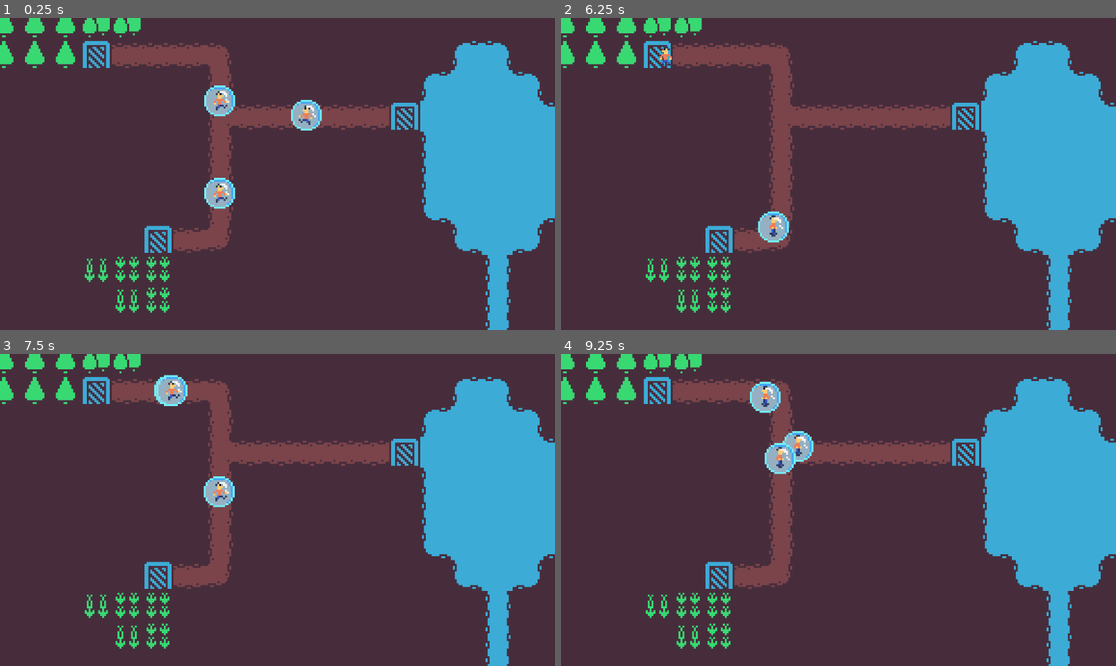
Above: before the commit, frames 1-4 (two rows, left to right).
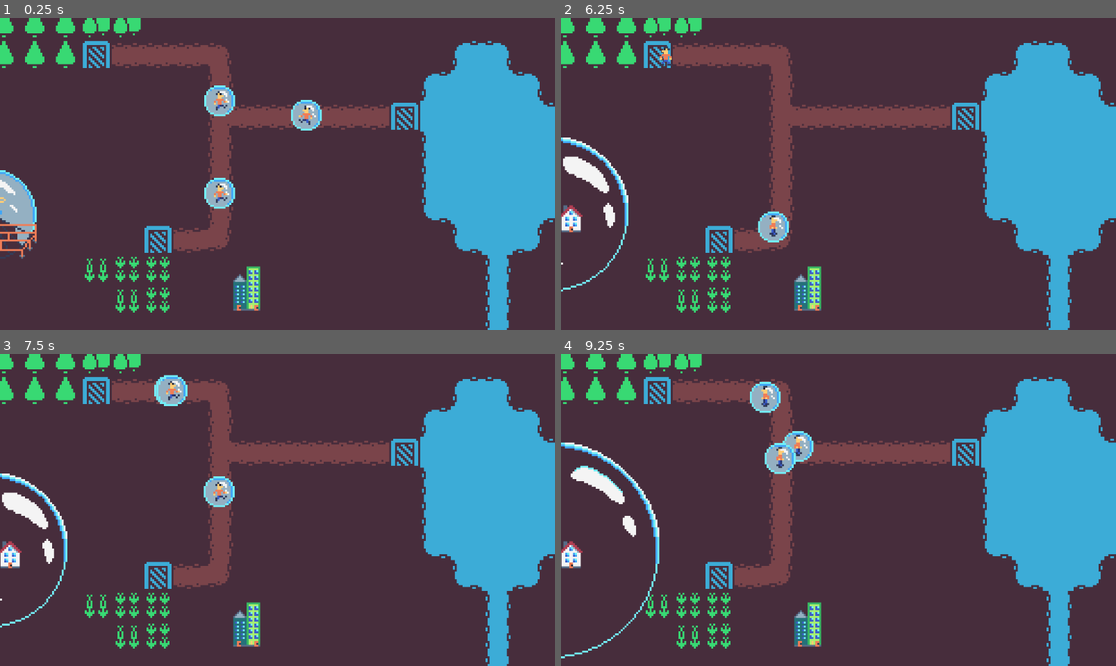
Above: after the commit, the same moments.

Repository: bubble-i-zation/bubble-i-zation
Game: Godot game, scene res://scenes/example_world.tscn
Same seed, same stepped clock (60 frames per second), same inputs: the game is played once before the commit and once after it.
Inputs:
- Up to frame 1 (0.25 s): no input
- Up to frame 2 (6.25 s): tap Enter at 5 s
- Up to frame 3 (7.5 s): no input
- Up to frame 4 (9.25 s): no input

The runs differ from the first frame. In frame 1, 1.9% of the frame differs, in the area x 0-47%, y 48-94%; in frame 2, 2.0%; in frame 3, 2.0%; in frame 4, 2.2%, in the area x 0-47%, y 28-98%.

Commit message:
bubble + houses

Diff:
--- a/bubble-i-zation/scenes/bubbles/bubble.gd
+++ b/bubble-i-zation/scenes/bubbles/bubble.gd
@@ -1,3 +1,73 @@
 extends Node2D
 
-var tier = 1
+var tier = 0
+@export var maxTier = 3
+@export var houseSpawnDelay = 3
+var enoughSpaceToUprade = false
+var upgrading = false
+@export var circle_radius: float = 16.0           # Radius of the spawn circle
+@export var max_attempts: int = 50
+@export var house_scene: PackedScene  # Reference to the house scene
+var spawned_houses: Array[Node2D] = []  # List of spawned house instances
+
+var bubbleCrowded = false;
+
+# Timer reference to spawn houses every 10 seconds
+@onready var spawn_timer: Timer = $Timer
+
+@onready var bubbleSprites = [
+	$bubbleConstrSite,
+	$bubble3x3,
+	$bubble5x5,
+	$bubble7x7
+]
+
+func upgradeTier():
+	if tier < maxTier:
+		bubbleSprites[tier].visible = false
+		tier = tier + 1
+		circle_radius = 16.0 * tier
+		bubbleSprites[tier].visible = true
+
+
+
+func _ready():
+	# Start the timer with a 10-second interval
+	spawn_timer.start(houseSpawnDelay)
+	# Example: Spawn 10 houses
+	#for i in range(3):
+		#spawn_house()
+		#print("spawned house ",i)
+
+func spawn_house():
+	for x in range(max_attempts):
+		# Generate a random position within the circle
+		var angle = randf() * TAU
+		var distance = sqrt(randf()) * circle_radius  # sqrt for uniform distribution
+		var position = Vector2(cos(angle), sin(angle)) * distance
+
+		# Check for overlap with existing houses
+		if is_position_valid(position):
+			# Spawn the house scene
+			var house_instance = house_scene.instantiate() as Node2D
+			house_instance.position = position
+			add_child(house_instance)
+			spawned_houses.append(house_instance)
+
+			# Assign a random texture from the TileSet
+			house_instance.assign_tile_texture(tier)
+			return  # Stop trying after a successful spawn
+
+	print("Could not find a valid position for the house.")
+	bubbleCrowded = true;
+
+func is_position_valid(position: Vector2) -> bool:
+	for house in spawned_houses:
+		if house.position.distance_to(position) < house.house_size:
+			return false
+	return true
+
+func _on_timer_timeout() -> void:
+	upgradeTier()
+	spawn_house()  # Call the spawn function
+	spawn_timer.start(houseSpawnDelay)  # Restart the timer to spawn every 10 seconds
--- a/bubble-i-zation/scenes/bubbles/bubble.tscn
+++ b/bubble-i-zation/scenes/bubbles/bubble.tscn
@@ -1,14 +1,55 @@
-[gd_scene load_steps=5 format=3 uid="uid://c2yrsa2eg1grp"]
+[gd_scene load_steps=13 format=3 uid="uid://c2yrsa2eg1grp"]
 
 [ext_resource type="Script" uid="uid://dva87hu8ndd27" path="res://scenes/bubbles/bubble.gd" id="1_jkl1b"]
 [ext_resource type="Texture2D" uid="uid://bb4erer75skf8" path="res://assets/Bubbles/Bubble3x3.png" id="1_pa6aa"]
+[ext_resource type="Script" uid="uid://c2gcf024sbcaf" path="res://scenes/bubbles/house.gd" id="2_60m1a"]
+[ext_resource type="Texture2D" uid="uid://ckinuuv833dp2" path="res://assets/tiles/Houses.png" id="3_4py6g"]
 [ext_resource type="Texture2D" uid="uid://5bccpb5sevfc" path="res://assets/Bubbles/Bubble5x5.png" id="3_gkbh5"]
+[ext_resource type="Texture2D" uid="uid://3b0okmv40a78" path="res://assets/Bubbles/BubbleConstSite.png" id="4_4py6g"]
 [ext_resource type="Texture2D" uid="uid://wd66sven8161" path="res://assets/Bubbles/Bubble7x7.png" id="4_60m1a"]
+
+[sub_resource type="AtlasTexture" id="AtlasTexture_2vws1"]
+resource_local_to_scene = true
+atlas = ExtResource("3_4py6g")
+region = Rect2(16, 0, 16, 0)
+
+[sub_resource type="AtlasTexture" id="AtlasTexture_1egdj"]
+resource_local_to_scene = true
+atlas = ExtResource("3_4py6g")
+region = Rect2(32, 0, 16, 0)
+
+[sub_resource type="AtlasTexture" id="AtlasTexture_mcd3o"]
+resource_local_to_scene = true
+atlas = ExtResource("3_4py6g")
+region = Rect2(48, 0, 16, 0)
+
+[sub_resource type="AtlasTexture" id="AtlasTexture_5oatg"]
+atlas = ExtResource("3_4py6g")
+region = Rect2(64, 0, 16, 0)
+
+[sub_resource type="PackedScene" id="PackedScene_rx32t"]
+_bundled = {
+"conn_count": 0,
+"conns": PackedInt32Array(),
+"editable_instances": [],
+"names": PackedStringArray("House", "script", "Node2D", "HouseSprite", "visible", "texture_filter", "texture", "Sprite2D", "HouseSprite2", "HouseSprite3", "HouseSprite4", "HouseSprite5", "HouseSprite6", "HouseSprite7", "HouseSprite8", "HouseSprite9"),
+"node_count": 10,
+"node_paths": [],
+"nodes": PackedInt32Array(-1, -1, 2, 0, -1, 1, 1, 0, 0, 0, 0, 7, 3, -1, 3, 4, 1, 5, 2, 6, 3, 0, 0, 0, 7, 8, -1, 3, 4, 1, 5, 2, 6, 4, 0, 0, 0, 7, 9, -1, 3, 4, 1, 5, 2, 6, 5, 0, 0, 0, 7, 10, -1, 3, 4, 1, 5, 2, 6, 6, 0, 0, 0, 7, 11, -1, 0, 0, 0, 0, 7, 12, -1, 0, 0, 0, 0, 7, 13, -1, 0, 0, 0, 0, 7, 14, -1, 0, 0, 0, 0, 7, 15, -1, 0, 0),
+"variants": [ExtResource("2_60m1a"), false, 1, SubResource("AtlasTexture_2vws1"), SubResource("AtlasTexture_1egdj"), SubResource("AtlasTexture_mcd3o"), SubResource("AtlasTexture_5oatg")],
+"version": 3
+}
 
 [node name="Bubble" type="Node2D"]
 script = ExtResource("1_jkl1b")
+house_scene = SubResource("PackedScene_rx32t")
+
+[node name="bubbleConstrSite" type="Sprite2D" parent="."]
+texture_filter = 1
+texture = ExtResource("4_4py6g")
 
 [node name="bubble3x3" type="Sprite2D" parent="."]
+visible = false
 texture_filter = 1
 texture = ExtResource("1_pa6aa")
 
@@ -21,3 +62,7 @@
 visible = false
 texture_filter = 1
 texture = ExtResource("4_60m1a")
+
+[node name="Timer" type="Timer" parent="."]
+
+[connection signal="timeout" from="Timer" to="." method="_on_timer_timeout"]
--- /dev/null
+++ b/bubble-i-zation/scenes/bubbles/house.gd
@@ -0,0 +1,40 @@
+extends Node2D
+
+@export var house_size: float = 16.0             # Distance threshold for house overlap
+
+@onready var house_tiles1 = [
+	$HouseSprite,
+	$HouseSprite2,
+	$HouseSprite3,
+	$HouseSprite4
+]
+@onready var house_tiles2 = [
+	$HouseSprite5,
+	$HouseSprite6,
+	$HouseSprite7,
+]
+@onready var house_tiles3 = [
+	$HouseSprite8,
+	$HouseSprite9,
+]
+
+func assign_tile_texture(tier):
+	deactivateTiles()
+	if tier == 1:
+		# Choose a random tile ID
+		house_tiles1.pick_random().visible = true
+		house_size = 16
+	elif tier == 2:
+		house_tiles2.pick_random().visible = true
+		house_size = 32
+	elif tier == 3:
+		house_tiles3.pick_random().visible = true
+		house_size = 48
+
+func deactivateTiles():
+	for tile in house_tiles1:
+		tile.visible = false
+	for tile in house_tiles2:
+		tile.visible = false
+	for tile in house_tiles3:
+		tile.visible = false
--- /dev/null
+++ b/bubble-i-zation/scenes/bubbles/house.tscn
@@ -0,0 +1,90 @@
+[gd_scene load_steps=13 format=3 uid="uid://f8s4qer8qame"]
+
+[ext_resource type="Script" uid="uid://c2gcf024sbcaf" path="res://scenes/bubbles/house.gd" id="1_m1uws"]
+[ext_resource type="Texture2D" uid="uid://ckinuuv833dp2" path="res://assets/tiles/Houses.png" id="2_2vws1"]
+[ext_resource type="Texture2D" uid="uid://d1irvlyovgf2f" path="res://assets/tiles/Buildings.png" id="3_2vws1"]
+
+[sub_resource type="AtlasTexture" id="AtlasTexture_2vws1"]
+atlas = ExtResource("2_2vws1")
+region = Rect2(16, 0, 16, 0)
+
+[sub_resource type="AtlasTexture" id="AtlasTexture_1egdj"]
+resource_local_to_scene = true
+atlas = ExtResource("2_2vws1")
+region = Rect2(32, 0, 16, 0)
+
+[sub_resource type="AtlasTexture" id="AtlasTexture_mcd3o"]
+atlas = ExtResource("2_2vws1")
+region = Rect2(48, 0, 16, 0)
+
+[sub_resource type="AtlasTexture" id="AtlasTexture_5oatg"]
+atlas = ExtResource("2_2vws1")
+region = Rect2(64, 0, 16, 0)
+
+[sub_resource type="AtlasTexture" id="AtlasTexture_cpiqc"]
+atlas = ExtResource("3_2vws1")
+region = Rect2(32, 55, 16, 24)
+
+[sub_resource type="AtlasTexture" id="AtlasTexture_ybp85"]
+atlas = ExtResource("3_2vws1")
+region = Rect2(0, 64, 25, 16)
+
+[sub_resource type="AtlasTexture" id="AtlasTexture_1hg3y"]
+atlas = ExtResource("3_2vws1")
+region = Rect2(16, 0, 16, 32)
+
+[sub_resource type="AtlasTexture" id="AtlasTexture_fkugq"]
+atlas = ExtResource("3_2vws1")
+region = Rect2(32, 0, 16, 48)
+
+[sub_resource type="AtlasTexture" id="AtlasTexture_mnk1b"]
+atlas = ExtResource("3_2vws1")
+region = Rect2(0, 32, 32, 32)
+
+[node name="House" type="Node2D"]
+script = ExtResource("1_m1uws")
+
+[node name="HouseSprite" type="Sprite2D" parent="."]
+visible = false
+texture_filter = 1
+texture = SubResource("AtlasTexture_2vws1")
+
+[node name="HouseSprite2" type="Sprite2D" parent="."]
+visible = false
+texture_filter = 1
+texture = SubResource("AtlasTexture_1egdj")
+
+[node name="HouseSprite3" type="Sprite2D" parent="."]
+visible = false
+texture_filter = 1
+texture = SubResource("AtlasTexture_mcd3o")
+
+[node name="HouseSprite4" type="Sprite2D" parent="."]
+visible = false
+texture_filter = 1
+texture = SubResource("AtlasTexture_5oatg")
+
+[node name="HouseSprite5" type="Sprite2D" parent="."]
+texture_filter = 1
+texture = SubResource("AtlasTexture_cpiqc")
+region_rect = Rect2(32, 48, 16, 32)
+
+[node name="HouseSprite6" type="Sprite2D" parent="."]
+visible = false
+texture_filter = 1
+texture = SubResource("AtlasTexture_ybp85")
+
+[node name="HouseSprite7" type="Sprite2D" parent="."]
+visible = false
+texture_filter = 1
+texture = SubResource("AtlasTexture_1hg3y")
+
+[node name="HouseSprite8" type="Sprite2D" parent="."]
+visible = false
+texture_filter = 1
+texture = SubResource("AtlasTexture_fkugq")
+
+[node name="HouseSprite9" type="Sprite2D" parent="."]
+visible = false
+texture_filter = 1
+texture = SubResource("AtlasTexture_mnk1b")
--- a/bubble-i-zation/scenes/example_world.tscn
+++ b/bubble-i-zation/scenes/example_world.tscn
@@ -1,7 +1,10 @@
-[gd_scene load_steps=7 format=4 uid="uid://yv0hgjx0g1db"]
+[gd_scene load_steps=11 format=4 uid="uid://yv0hgjx0g1db"]
 
 [ext_resource type="Texture2D" uid="uid://dxq0geblyq3xi" path="res://assets/tiles/colored_packed.png" id="1_lfee2"]
 [ext_resource type="PackedScene" uid="uid://bjxdp7ek2w8kv" path="res://scenes/porter/porter.tscn" id="2_nk136"]
+[ext_resource type="PackedScene" uid="uid://c2yrsa2eg1grp" path="res://scenes/bubbles/bubble.tscn" id="3_sja4k"]
+[ext_resource type="PackedScene" uid="uid://f8s4qer8qame" path="res://scenes/bubbles/house.tscn" id="4_b3j4d"]
+[ext_resource type="Texture2D" uid="uid://ckinuuv833dp2" path="res://assets/tiles/Houses.png" id="5_p2eeb"]
 
 [sub_resource type="NavigationPolygon" id="NavigationPolygon_lfee2"]
 vertices = PackedVector2Array(8, 8, -8, 8, -8, -8, 8, -8)
@@ -1106,6 +1109,11 @@
 navigation_layer_0/layers = 1
 sources/0 = SubResource("TileSetAtlasSource_nk136")
 
+[sub_resource type="AtlasTexture" id="AtlasTexture_otmfv"]
+resource_local_to_scene = true
+atlas = ExtResource("5_p2eeb")
+region = Rect2(32, 0, 16, 0)
+
 [node name="Node2D" type="Node2D"]
 
 [node name="TileMapLayer" type="TileMapLayer" parent="."]
@@ -1137,3 +1145,14 @@
 [node name="Porter3" parent="." node_paths=PackedStringArray("bubbles") instance=ExtResource("2_nk136")]
 position = Vector2(60, -73)
 bubbles = [NodePath("../WaterBubble"), NodePath("../O2Bubble"), NodePath("../FoodBubble")]
+
+[node name="Bubble" parent="." instance=ExtResource("3_sja4k")]
+position = Vector2(-111, -21)
+
+[node name="House" parent="." instance=ExtResource("4_b3j4d")]
+position = Vector2(22, 17)
+
+[node name="HouseSprite2" parent="House" index="1"]
+texture = SubResource("AtlasTexture_otmfv")
+
+[editable path="House"]
Binary file added: bubble-i-zation/assets/Bubbles/BubbleConstSite.png
Not shown, added: bubble-i-zation/assets/Bubbles/BubbleConstSite.png.import
Renamed: bubble-i-zation/assets/Houses.png -> bubble-i-zation/assets/tiles/Houses.png
Not shown, added: bubble-i-zation/assets/tiles/Houses.png.import
Not shown, added: bubble-i-zation/scenes/bubbles/house.gd.uid
Not shown: 1 places in bubble-i-zation/scenes/zumTestenGeklaut.tscn that only renumber resources
Not shown, added: Assets/BubbleConstSite.aseprite
